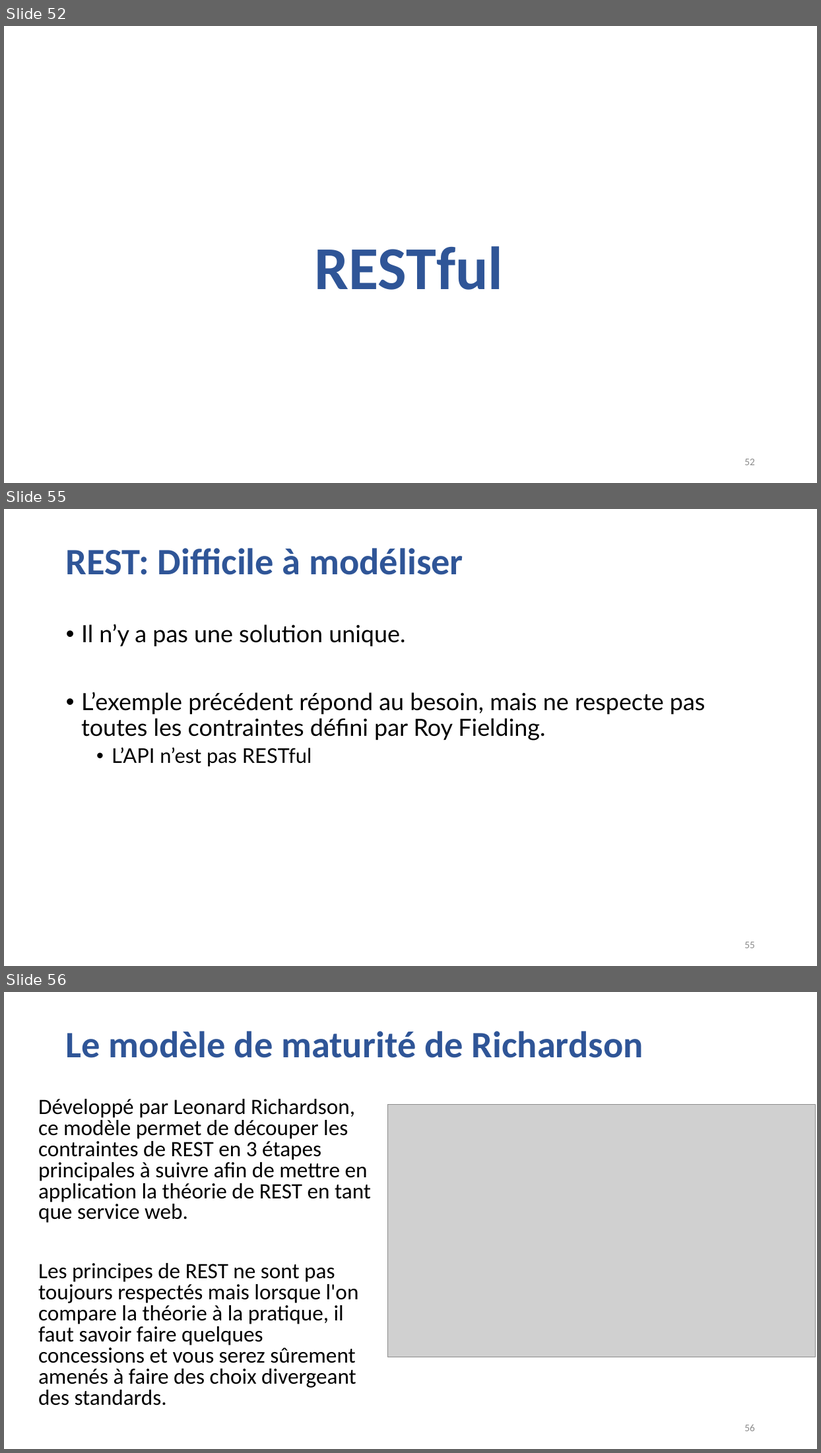
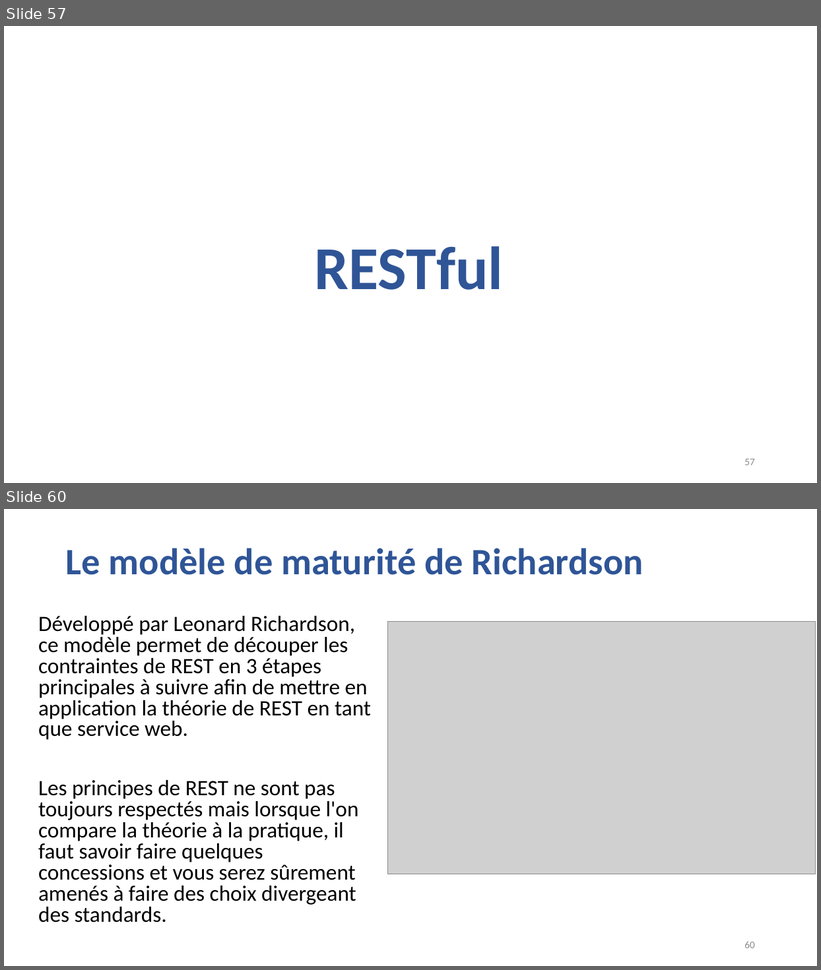
Before and after one commit to guillaumechervet/course.rest, a slide deck: documentations/3 - Web Services partie REST.pptx. Shown one above the other, each under a label of ours: slides 52, 55 and 56 before the commit, slides 57 and 60 after it; the slides between them are not shown. The pictures are 821x1453 and 821x970 pixels, drawn with LibreOffice and Linux fonts; fonts in the diff are those of the drawing; grey boxes stand for pictures. Boxes give left, top, right and bottom in pixels: in the first picture for what was removed or moved away, otherwise in the second. Text is boxed around its words. In the diff, an @@ line names an element or a change of style, - is before the commit and + after.

Commit message:
doc(rest) update for bbl

```diff
--- a/documentations/3 - Web Services partie REST.pptx
+++ b/documentations/3 - Web Services partie REST.pptx
@@ slide 55 removed at [4, 509, 817, 966], background #FFFFFF @@
@@ title removed at [66, 548, 463, 575] @@
-REST: Difficile à modéliser
@@ text removed at [81, 624, 706, 767] @@
-• Il n’y a pas une solution unique.
-• L’exemple précédent répond au besoin, mais ne respecte pas toutes les contraintes défini par Roy Fielding.
-  • L’API n’est pas RESTful
@@ page number removed at [745, 942, 755, 949] @@
-55
@@ what was slide 52 is now slide 57 @@
@@ page number at [745, 459, 755, 466]: text changed @@
-52
+57
@@ what was slide 56 is now slide 60 @@
@@ page number at [745, 941, 755, 949]: text changed @@
-56
+60
```
Also in this commit, not shown: 8 slides changed, 8 slides added, 1 other slide removed.
